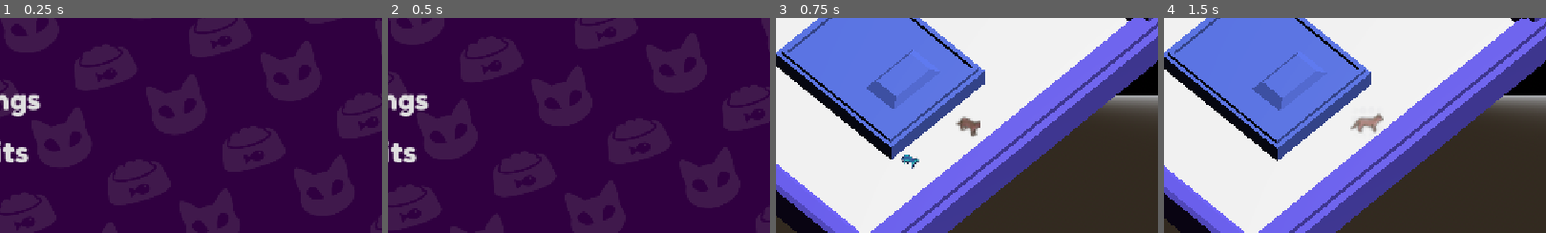
Above: before the commit, frames 1-4 (left to right).
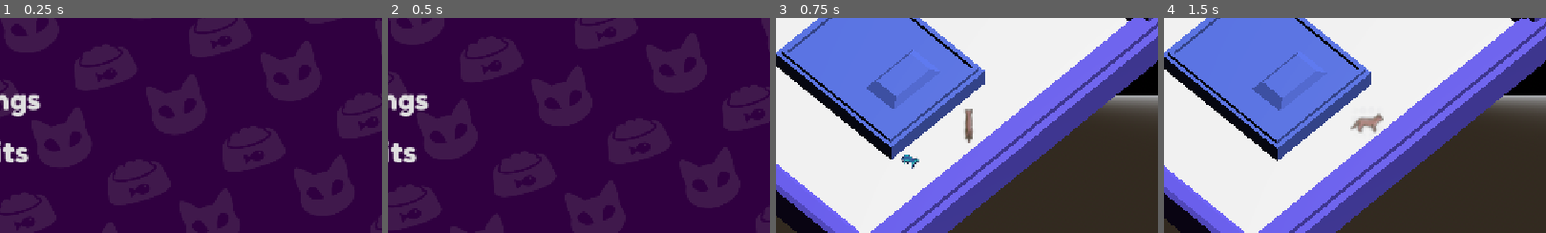
Above: after the commit, the same moments.

Repository: WeronikaKowalkowska/dnsgamejam
Game: Godot game, scene res://scenes/menu.tscn
Same seed, same stepped clock (60 frames per second), same inputs: the game is played once before the commit and once after it.
Inputs (mouse positions are % of the whole screen's width and height, from its top left):
- Up to frame 1 (0.25 s): no input
- Up to frame 2 (0.5 s): no input
- Up to frame 3 (0.75 s): click "Play" at 0.5 s
- Up to frame 4 (1.5 s): tap Enter (ui_accept) at 1.25 s; move the mouse to (72, 45) at 1.27 s; hold D (move_right) from 1.28 s (still down); tap E at 1.35 s; click (72, 45) at 1.42 s
The pictures show only the part of the screen within x 25-75%, y 25-75%; the shares and areas given below are measured in that part.

Frames 1-2 are identical in both runs. In frame 3, 0.5% of the frame differs, in the area x 47-54%, y 42-59%; in frame 4, nothing differs.

Commit message:
Sprite fix 2

Diff:
--- a/scenes/main.tscn
+++ b/scenes/main.tscn
@@ -15,6 +15,7 @@
 [ext_resource type="PackedScene" uid="uid://b114m4thkvqsq" path="res://assets/models/scianka3.glb" id="7_o6xl0"]
 [ext_resource type="Texture2D" uid="uid://c0cgsrcbddj1r" path="res://assets/sprites/normal_cat_idle_e.png" id="7_yc10j"]
 [ext_resource type="Texture2D" uid="uid://cdtvbmai6h3hm" path="res://assets/sprites/normal_cat_idle_s.png" id="8_muem4"]
+[ext_resource type="Texture2D" uid="uid://b28vx6ukr6s5i" path="res://assets/sprites/normal_cat_idle_n.png" id="8_pm3ni"]
 [ext_resource type="PackedScene" uid="uid://d0fpwl7scsycy" path="res://assets/models/wysepka.glb" id="8_tipki"]
 [ext_resource type="Texture2D" uid="uid://d3sys1wv213ro" path="res://assets/sprites/normal_cat_idle_ne.png" id="9_jscy8"]
 [ext_resource type="Texture2D" uid="uid://dobe6by3ohddi" path="res://assets/sprites/Grafika_bez_nazwy_2.png" id="9_muem4"]
@@ -53,7 +54,7 @@
 }, {
 "frames": [{
 "duration": 1.0,
-"texture": ExtResource("12_jscy8")
+"texture": ExtResource("8_pm3ni")
 }],
 "loop": 1,
 "name": &"idle_n",
@@ -200,7 +201,7 @@
 transform = Transform3D(1.25, 0, 0, 0, 1.25, 0, 0, 0, 1.25, 0, 0, 0)
 billboard = 1
 sprite_frames = SubResource("SpriteFrames_15n48")
-animation = &"idle_se"
+animation = &"idle_n"
 
 [node name="KotDuchCharacterBody3D" type="CharacterBody3D" parent="." unique_id=933195050 groups=["catSpectre"]]
 transform = Transform3D(1, 0, 0, 0, 0.9999999, 0, 0, 0, 1.0000001, 8.699884, 0.7234764, 5.8033695)
